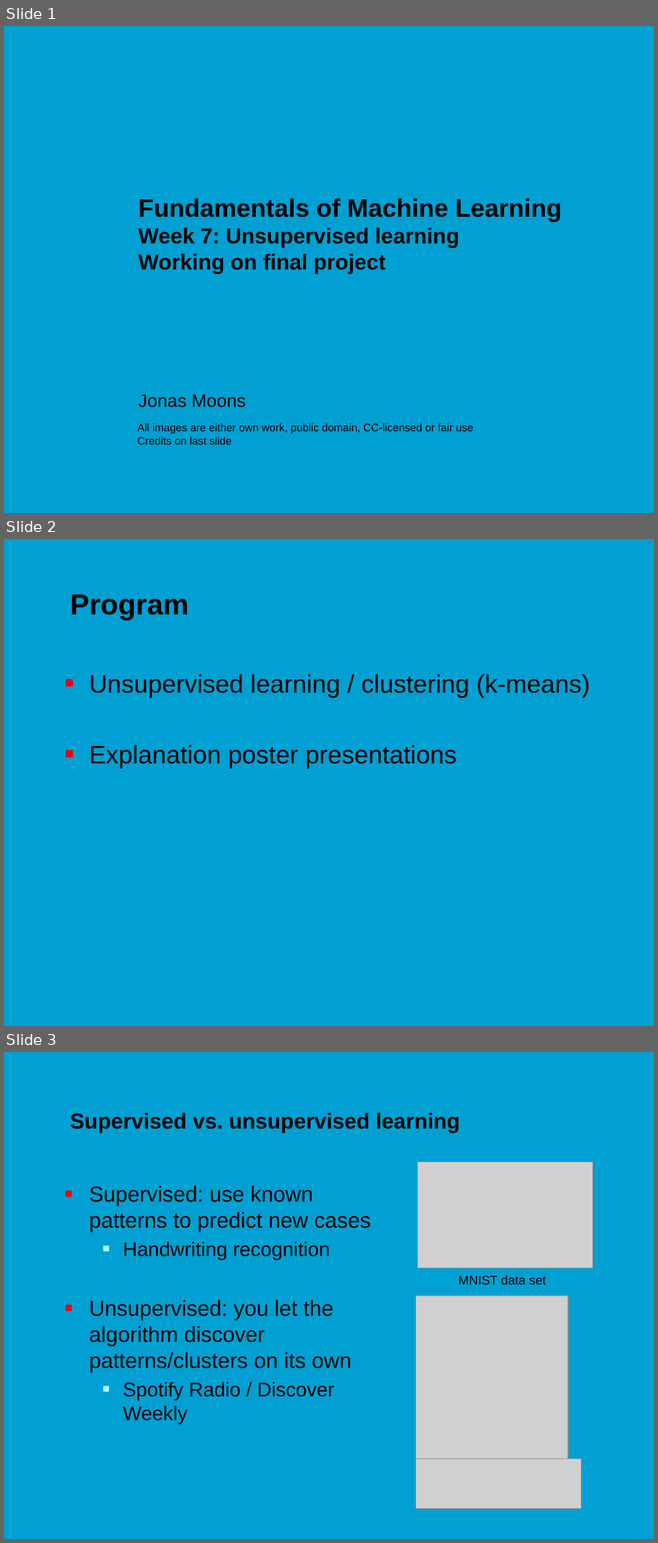
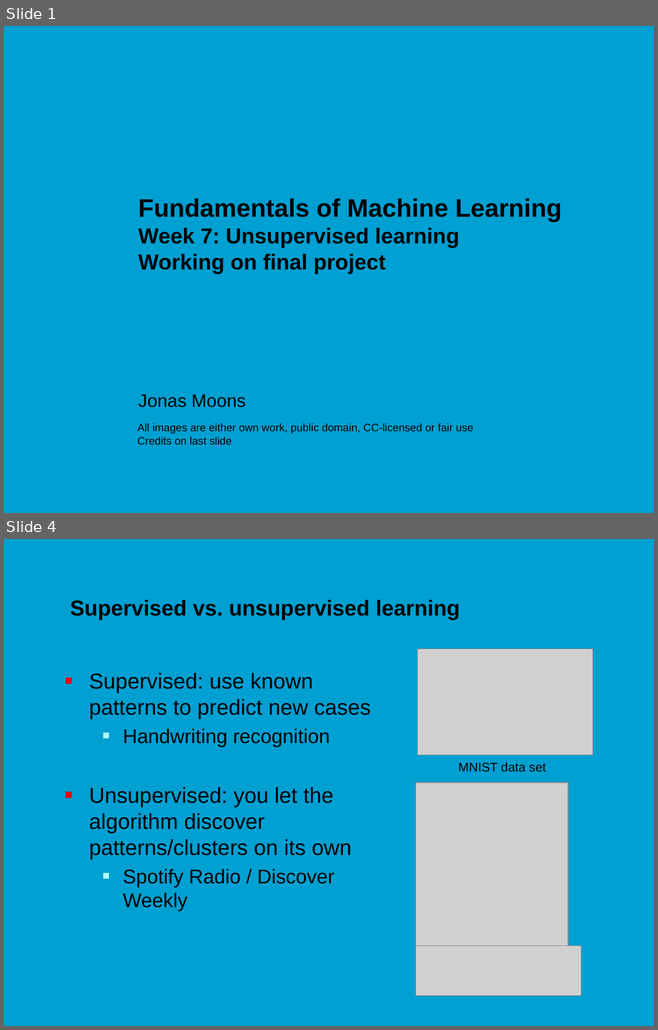
Before and after one commit to jonasmoons/data-driven-learning, a slide deck: slides/Week 7 - unsupervised learning.pptx. Shown one above the other, each under a label of ours: slides 1, 2 and 3 before the commit, slides 1 and 4 after it; the slides between them are not shown. The pictures are 658x1543 and 658x1030 pixels, drawn with LibreOffice and Linux fonts; fonts in the diff are those of the drawing; grey boxes stand for pictures; background and template pictures are left out. Boxes give left, top, right and bottom in pixels: in the first picture for what was removed or moved away, otherwise in the second. Text is boxed around its words. In the diff, an @@ line names an element or a change of style, - is before the commit and + after.

```diff
--- a/slides/Week 7 - unsupervised learning.pptx
+++ b/slides/Week 7 - unsupervised learning.pptx
@@ slide 2 removed at (4, 539, 654, 1026), background picture (left out) @@
@@ title removed at (70, 594, 189, 620) @@
-Program
@@ text removed at (89, 674, 590, 769) @@
-■ Unsupervised learning / clustering (k-means)
-■ Explanation poster presentations
@@ what was slide 3 is now slide 4 @@
```
Also in this commit, not shown: 1 slide changed, 5 slides added, 3 other slides removed, 3 other files.
